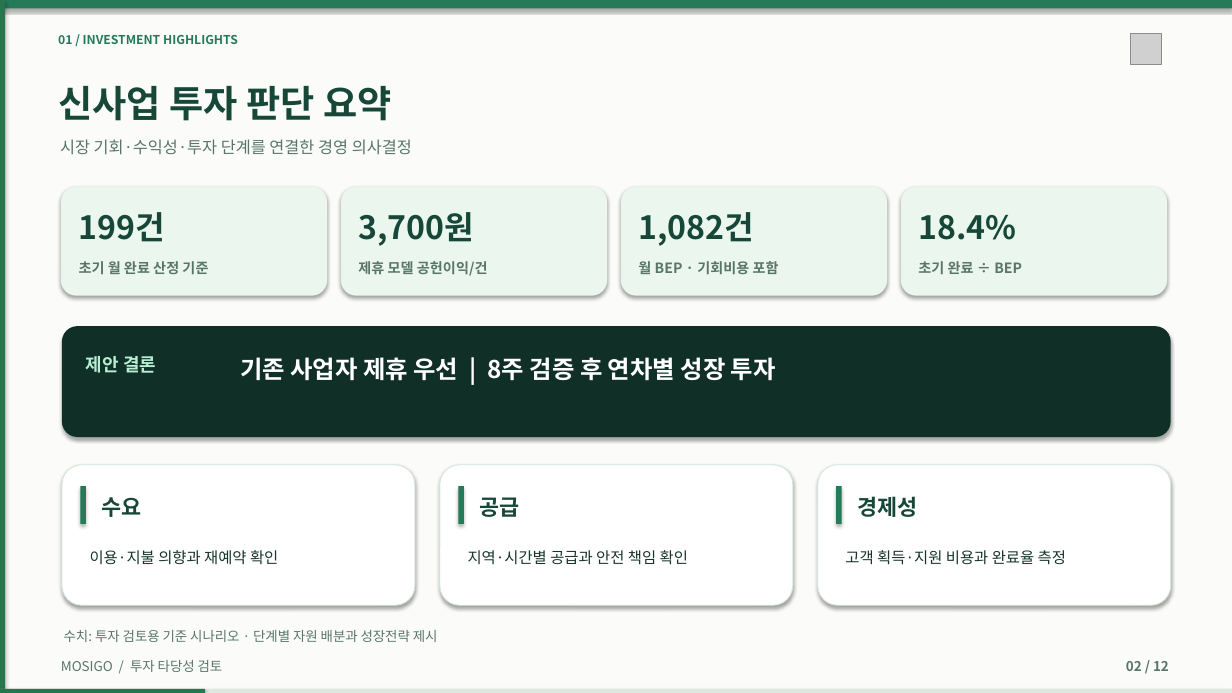
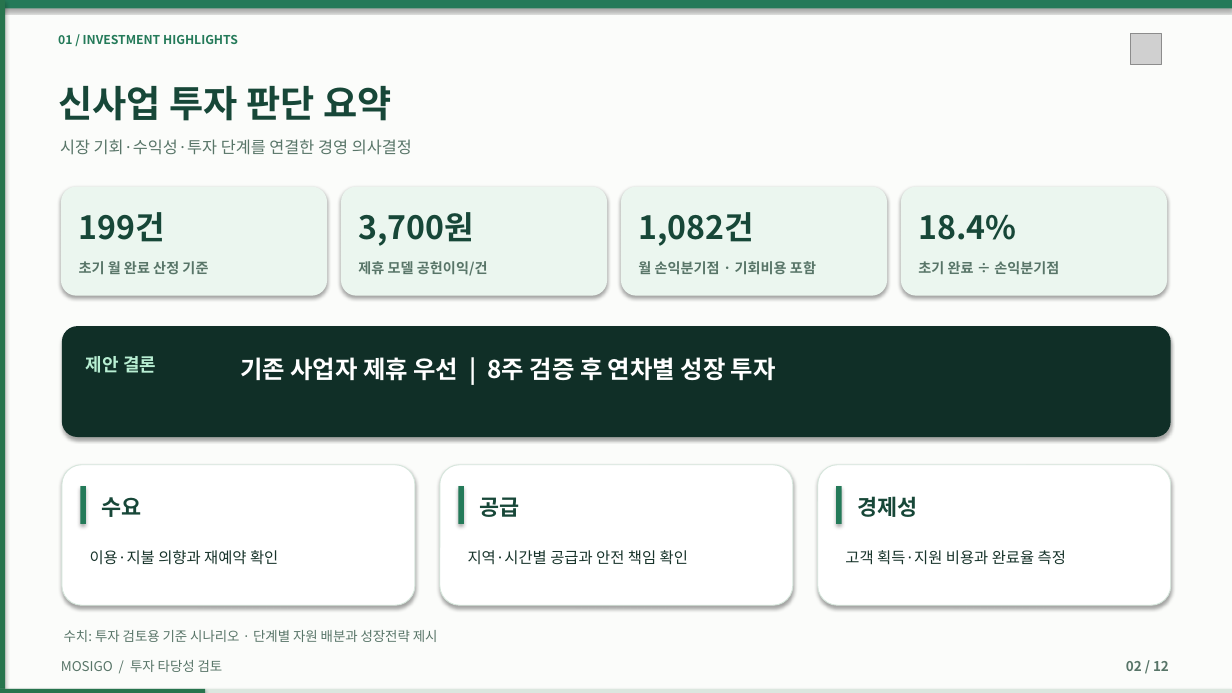
Before and after one commit to dohyunkimmm/mosigo-case-study, a slide deck: slide 2 of downloads/MOSIGO_IR_Investment_Review_12slides.pptx. Drawn at 1232x693 pixels with LibreOffice and Linux fonts; fonts in the diff are those of the drawing; grey boxes stand for pictures. Boxes give left, top, right and bottom in pixels: in the first picture for what was removed or moved away, otherwise in the second. Text is boxed around its words. In the diff, an @@ line names an element or a change of style, - is before the commit and + after.

```diff
--- a/downloads/MOSIGO_IR_Investment_Review_12slides.pptx
+++ b/downloads/MOSIGO_IR_Investment_Review_12slides.pptx
@@ text at box(638, 261, 816, 274): text changed @@
-월 BEP · 기회비용 포함
+월 손익분기점 · 기회비용 포함
@@ text at box(918, 261, 1059, 274): text changed @@
-초기 완료 ÷ BEP
+초기 완료 ÷ 손익분기점
```
Also in this commit, not shown: 3 other slides changed, 9 other files.
